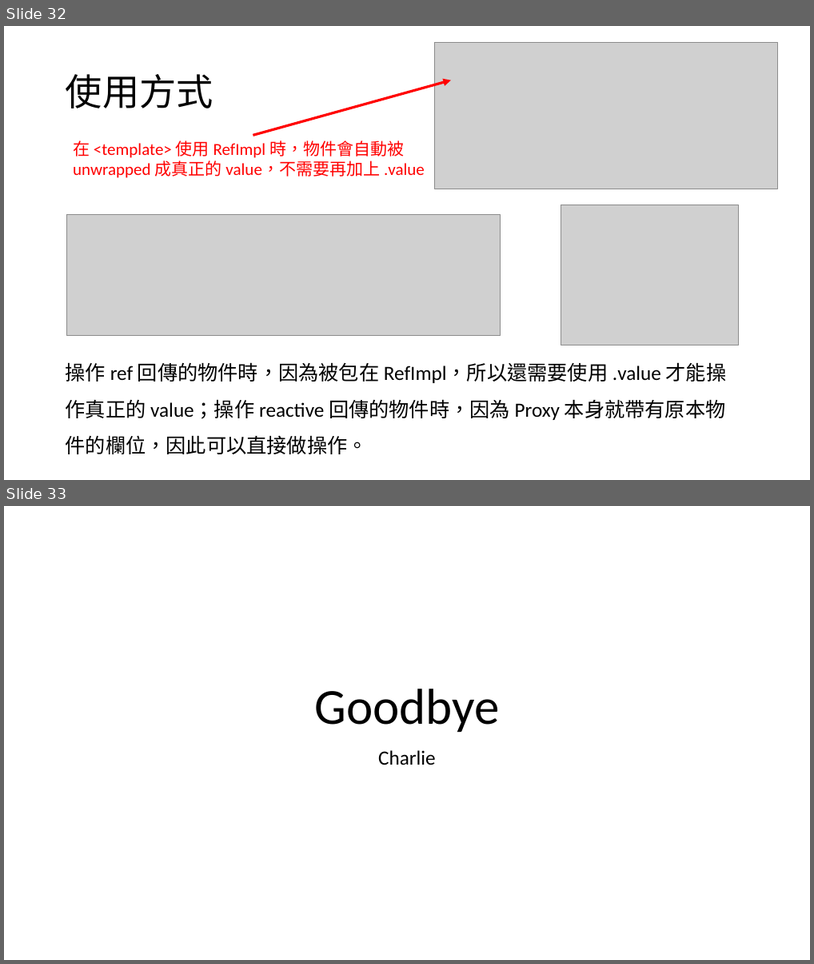
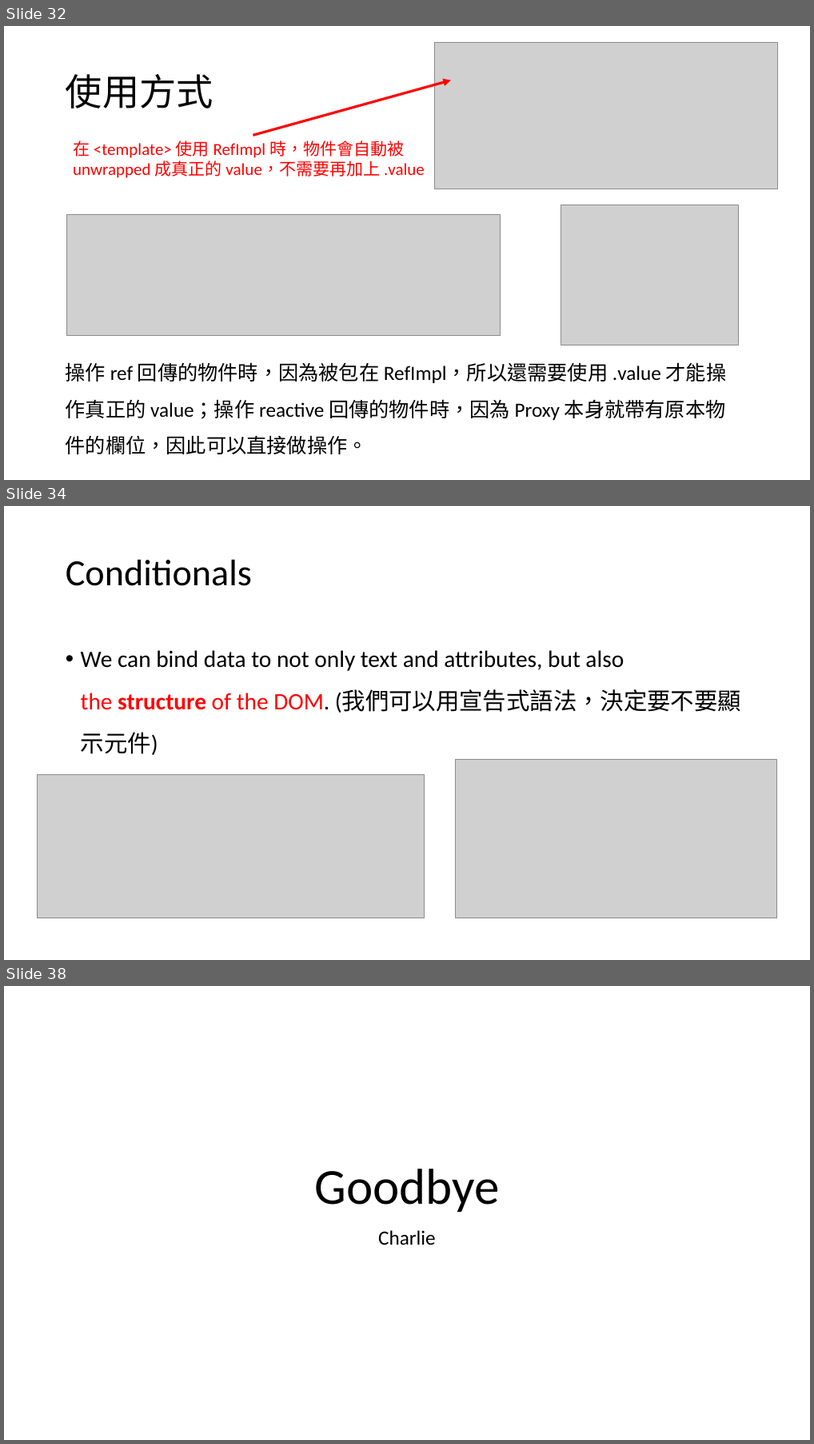
Before and after one commit to michael-ouyang-projects/vue3-practice, a slide deck: VUE3.pptx. Shown one above the other, each under a label of ours: slides 32 and 33 before the commit, slides 32, 34 and 38 after it; the slides between them are not shown. The pictures are 814x964 and 814x1444 pixels, drawn with LibreOffice and Linux fonts; fonts in the diff are those of the drawing; grey boxes stand for pictures. Boxes give left, top, right and bottom in pixels: in the first picture for what was removed or moved away, otherwise in the second. Text is boxed around its words. In the diff, an @@ line names an element or a change of style, - is before the commit and + after.

```diff
--- a/VUE3.pptx
+++ b/VUE3.pptx
@@ slide 34 added at box(4, 506, 810, 960), background #FFFFFF @@
@@ title added at box(66, 560, 252, 586), 44 pt, text #000000 @@
+Conditionals
@@ text added at box(81, 650, 742, 755), 28 pt, text #000000 @@
+• We can bind data to not only text and attributes, but also the structure of the DOM. (我們可以用宣告式語法，決定要不要顯示元件)
@@ picture added at box(456, 759, 777, 917) @@
@@ picture added at box(38, 775, 424, 917) @@
@@ what was slide 33 is now slide 38 @@
```
Also in this commit, not shown: 1 slide changed, 4 other slides added.
